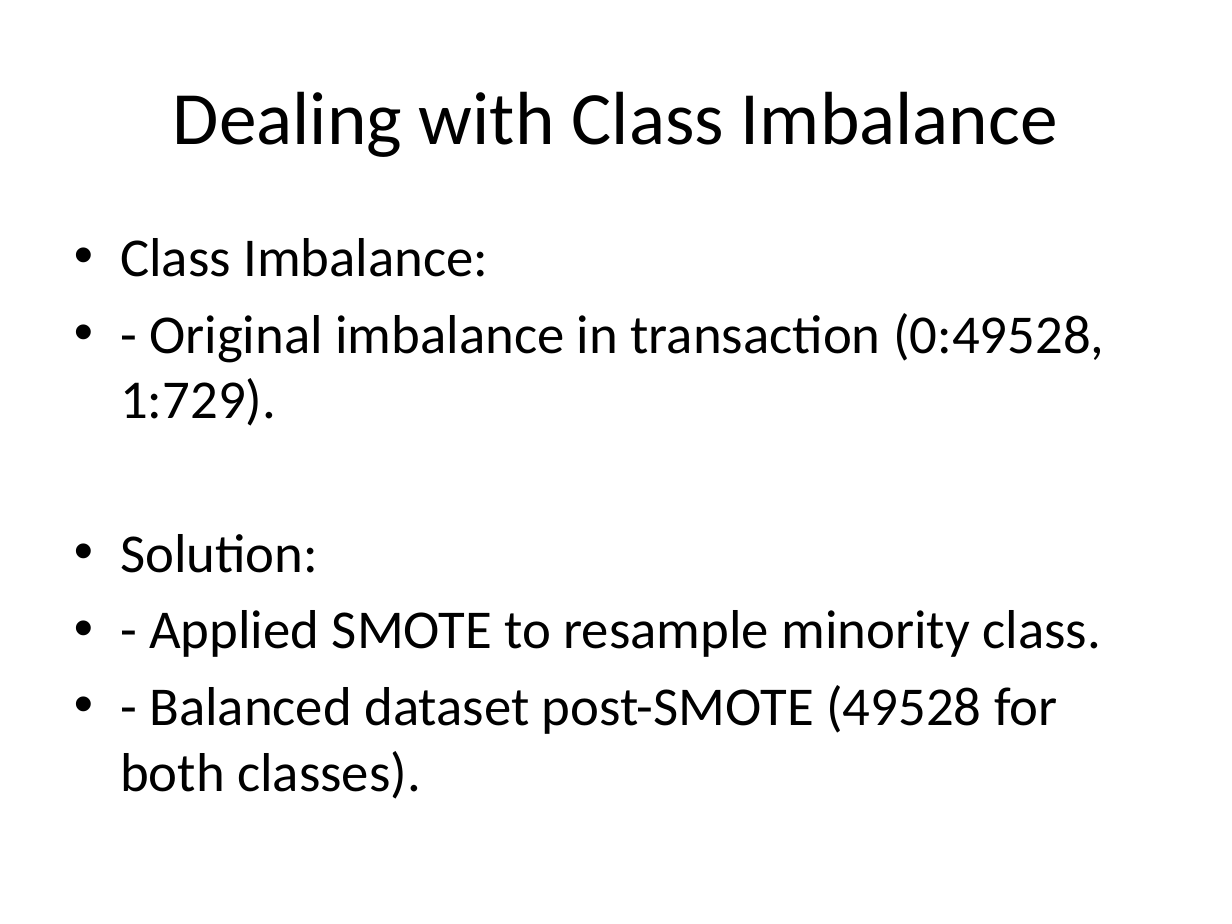
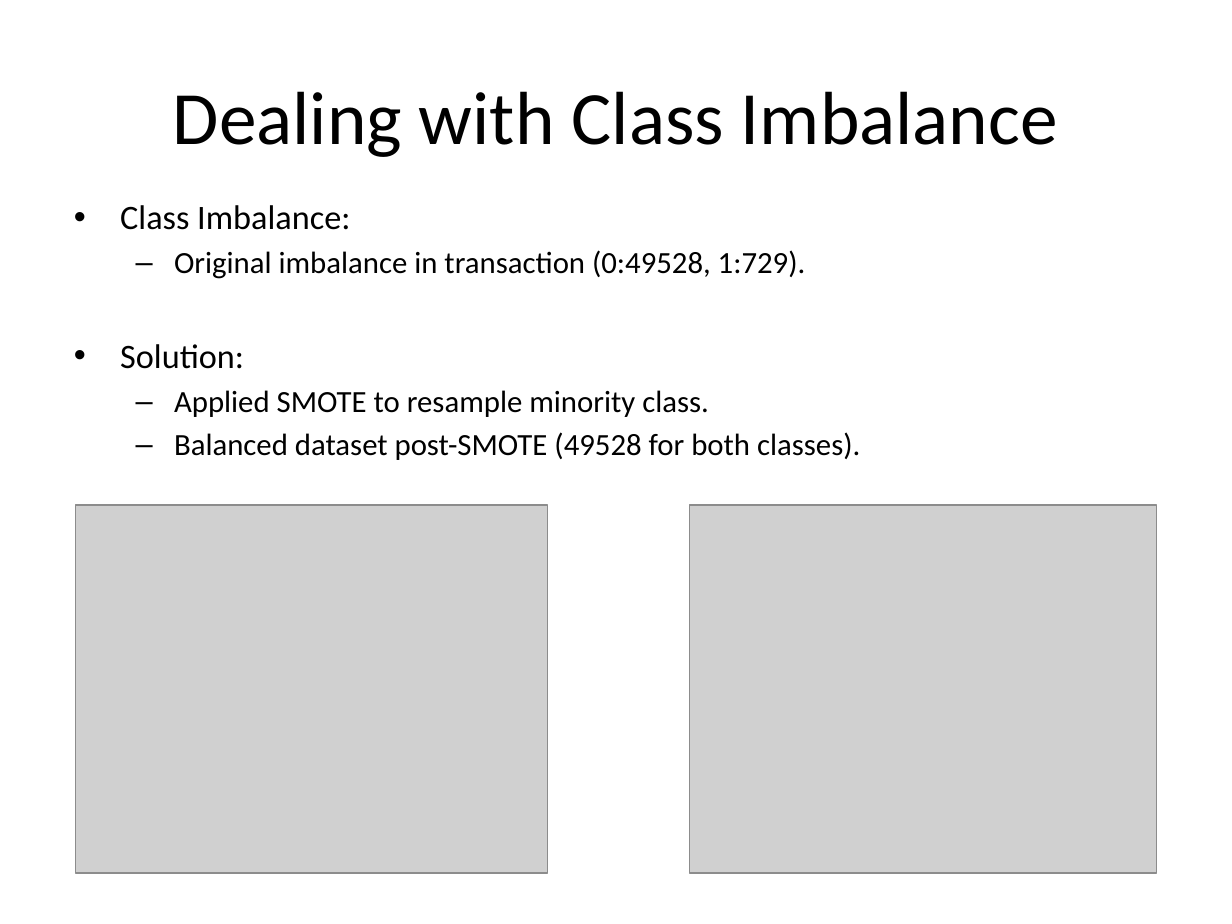
Before and after one commit to wfgoh/modules, a slide deck: slide 9 of presentation.pptx (slide 8 before the commit). Drawn at 1232x924 pixels with LibreOffice and Linux fonts; fonts in the diff are those of the drawing; grey boxes stand for pictures. Boxes give left, top, right and bottom in pixels: in the first picture for what was removed or moved away, otherwise in the second. Text is boxed around its words. In the diff, an @@ line names an element or a change of style, - is before the commit and + after.

```diff
--- a/presentation.pptx
+++ b/presentation.pptx
@@ text "Class Imbalance:" moved from (x1=120, y1=238, x2=1104, y2=799) to (x1=120, y1=205, x2=860, y2=460) @@
@@ text at (x1=120, y1=205, x2=350, y2=369): size 32 to 20 pt in "Class Imbalance:", "Solution:"; less space between paragraphs @@
@@ text at (x1=174, y1=250, x2=806, y2=279): text changed; size 32 to 18 pt @@
-• - Original imbalance in transaction (0:49528, 1:729).
+  – Original imbalance in transaction (0:49528, 1:729).
@@ text at (x1=174, y1=390, x2=860, y2=460): text changed; size 32 to 18 pt @@
-• - Applied SMOTE to resample minority class.
-• - Balanced dataset post-SMOTE (49528 for both classes).
+  – Applied SMOTE to resample minority class.
+  – Balanced dataset post-SMOTE (49528 for both classes).
@@ picture added at (x1=75, y1=505, x2=547, y2=873) @@
@@ picture added at (x1=690, y1=505, x2=1157, y2=873) @@
```
Also in this commit, not shown: 9 other slides changed, 1 slide added, 1 slide removed.
